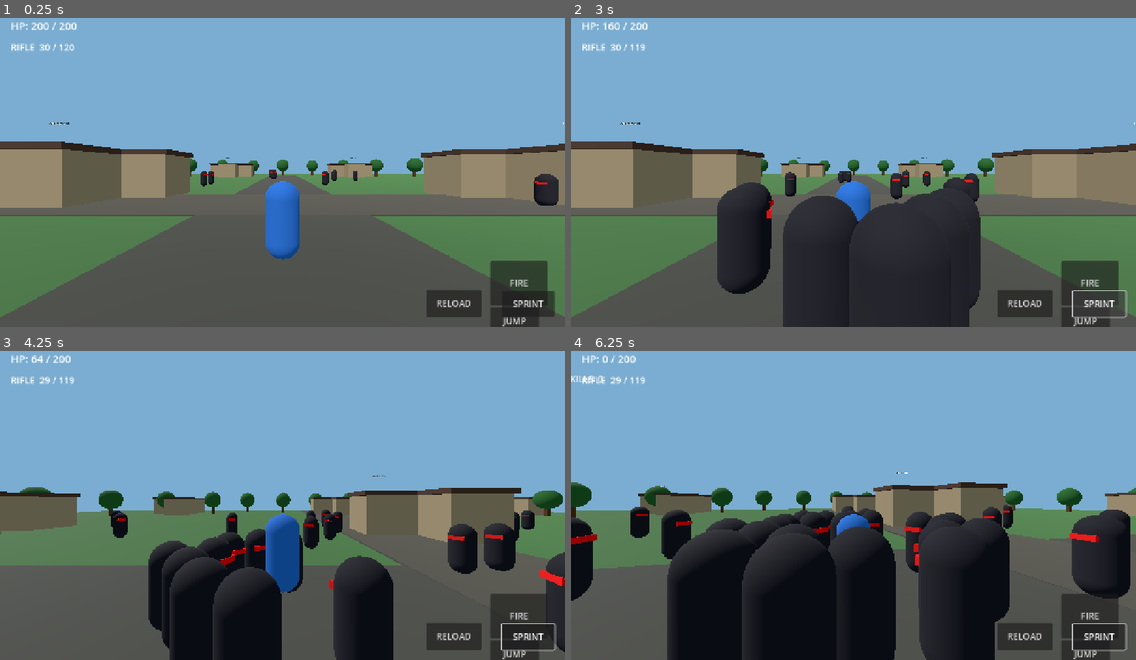
Above: before the commit, frames 1-4 (two rows, left to right).
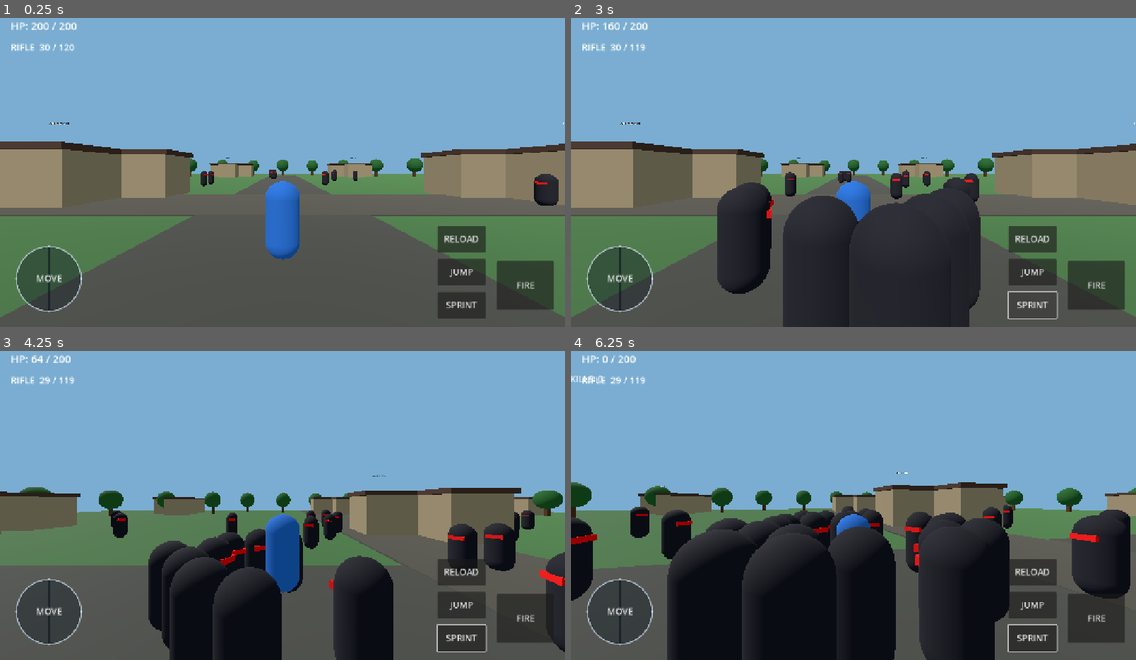
Above: after the commit, the same moments.

Repository: suhansarkerzzz-afk/Free-Fire-2017-Classic-Remastered
Game: Godot game, scene res://scenes/main.tscn
The game is run twice, just before and just after one commit, with the same random seed, the same clock (stepped at 60 frames per second) and the same inputs.
Inputs (mouse positions are in pixels of both pictures, inside the frame that each line leads up to):
- Up to frame 1 (0.25 s): no input
- Up to frame 2 (3 s): click "FIRE" at 0.5 s; click "RELOAD" at 1.25 s; click "JUMP" at 2 s; click "SPRINT" at 2.75 s
- Up to frame 3 (4.25 s): move the mouse to (406, 483) at 3.52 s; hold D (move_right) from 3.53 s (still down); hold Shift (sprint) from 3.53 s (still down); tap F (fire) at 3.6 s; click (406, 483) at 3.67 s; tap Space (jump) at 3.77, 4.07 s
- Up to frame 4 (6.25 s): release D (move_right) at 4.25 s; release Shift (sprint) at 4.25 s; drag from (740, 517) to (825, 564) at 4.27 s; move the mouse to (910, 431) at 5.02 s; hold D (move_right) 5.03-5.75 s; tap Space (jump) at 5.1 s; click (910, 431) at 5.17 s; tap F (fire) at 5.3 s; drag from (825, 564) to (684, 452) at 5.77 s

The runs differ from the first frame. In frame 1, 4.7% of the frame differs, in the area x 2-99%, y 67-100%; in frame 2, 4.7%; in frame 3, 4.5%; in frame 4, 4.7%.

Commit message:
Fix landscape mobile touch control layout

Diff:
--- a/GodotPort/scripts/main.gd
+++ b/GodotPort/scripts/main.gd
@@ -245,10 +245,38 @@
     status_label.anchor_left = 0.5
     status_label.anchor_right = 0.5
     status_label.position.x = -150
-    _make_mobile_button("FIRE", Vector2(-170, -150), Vector2(130, 100), _fire_pressed, _fire_released)
-    _make_mobile_button("RELOAD", Vector2(-315, -85), Vector2(125, 62), func(): player.reload_weapon())
-    _make_mobile_button("JUMP", Vector2(-170, -45), Vector2(110, 62), func(): _jump_player())
-    _make_mobile_button("SPRINT", Vector2(-144, -82), Vector2(120, 58), func(): player.sprinting = not player.sprinting)
+    # Keep the touch controls separated so they remain usable in landscape on phones.
+    _make_mobile_button("FIRE", Vector2(-155, -150), Vector2(130, 110), _fire_pressed, _fire_released)
+    _make_mobile_button("RELOAD", Vector2(-290, -230), Vector2(110, 60), func(): player.reload_weapon())
+    _make_mobile_button("JUMP", Vector2(-290, -155), Vector2(110, 60), func(): _jump_player())
+    _make_mobile_button("SPRINT", Vector2(-290, -80), Vector2(110, 60), func(): player.sprinting = not player.sprinting)
+    _make_move_pad()
+
+func _make_move_pad() -> void:
+    # Visual guide only: touch-drag in the left 42% of the screen drives movement.
+    var pad := Panel.new()
+    pad.name = "MovePadGuide"
+    pad.anchor_top = 1
+    pad.anchor_bottom = 1
+    pad.position = Vector2(35, -185)
+    pad.size = Vector2(150, 150)
+    pad.mouse_filter = Control.MOUSE_FILTER_IGNORE
+    var style := StyleBoxFlat.new()
+    style.bg_color = Color(0.04, 0.08, 0.12, 0.38)
+    style.border_color = Color(0.85, 0.92, 1.0, 0.65)
+    style.set_border_width_all(3)
+    style.set_corner_radius_all(75)
+    pad.add_theme_stylebox_override("panel", style)
+    hud_layer.add_child(pad)
+    var caption := Label.new()
+    caption.text = "MOVE"
+    caption.set_anchors_and_offsets_preset(Control.PRESET_FULL_RECT)
+    caption.horizontal_alignment = HORIZONTAL_ALIGNMENT_CENTER
+    caption.vertical_alignment = VERTICAL_ALIGNMENT_CENTER
+    caption.add_theme_color_override("font_color", Color(1, 1, 1, 0.85))
+    caption.add_theme_font_size_override("font_size", 20)
+    caption.mouse_filter = Control.MOUSE_FILTER_IGNORE
+    pad.add_child(caption)
 
 func _make_hud_label(text_value: String, pos: Vector2, size: Vector2, font_size: int) -> Label:
     var label := Label.new()
